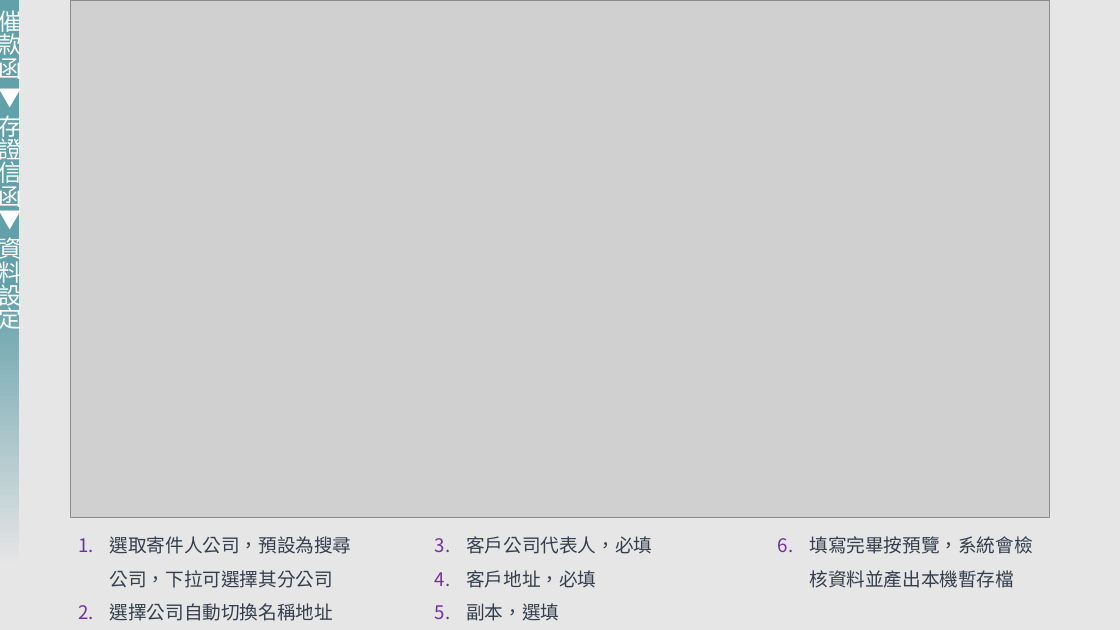
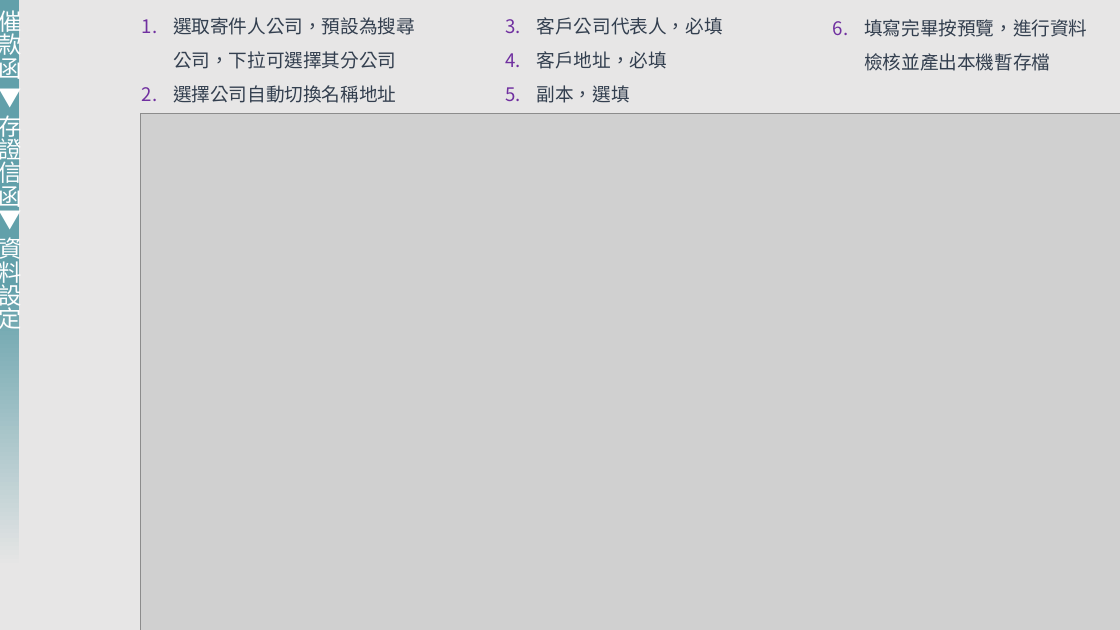
Before and after one commit to dpi627/SGS.LEGAL.DLS, a slide deck: slide 26 of Doc/系統文件/SD/UserManual/UserManual.pptx. Drawn at 1120x630 pixels with LibreOffice and Linux fonts; fonts in the diff are those of the drawing; grey boxes stand for pictures. Boxes give left, top, right and bottom in pixels: in the first picture for what was removed or moved away, otherwise in the second. Text is boxed around its words. In the diff, an @@ line names an element or a change of style, - is before the commit and + after.

```diff
--- a/Doc/系統文件/SD/UserManual/UserManual.pptx
+++ b/Doc/系統文件/SD/UserManual/UserManual.pptx
@@ text "選取寄件人公司，預設為搜尋公司，下拉可選擇其分公司": place and size @@
-text "選取寄件人公司，預設為搜尋公司，下拉可選擇其分公司" at [110,536,352,621]
+text "選取寄件人公司，預設為搜尋公司，下拉可選擇其分公司" at [173,17,415,103]
@@ text "客戶公司代表人，必填": place and size @@
-text "客戶公司代表人，必填" at [466,536,652,621]
+text "客戶公司代表人，必填" at [537,17,723,103]
@@ text at [864,19,1087,71]: text changed @@
-6. 填寫完畢按預覽，系統會檢核資料並產出本機暫存檔
+6. 填寫完畢按預覽，進行資料檢核並產出本機暫存檔
@@ picture: place and size @@
-picture at [70,0,1049,518]
+picture at [141,113,1120,630]
```
Also in this commit, not shown: 15 other slides changed, 1 other file.
